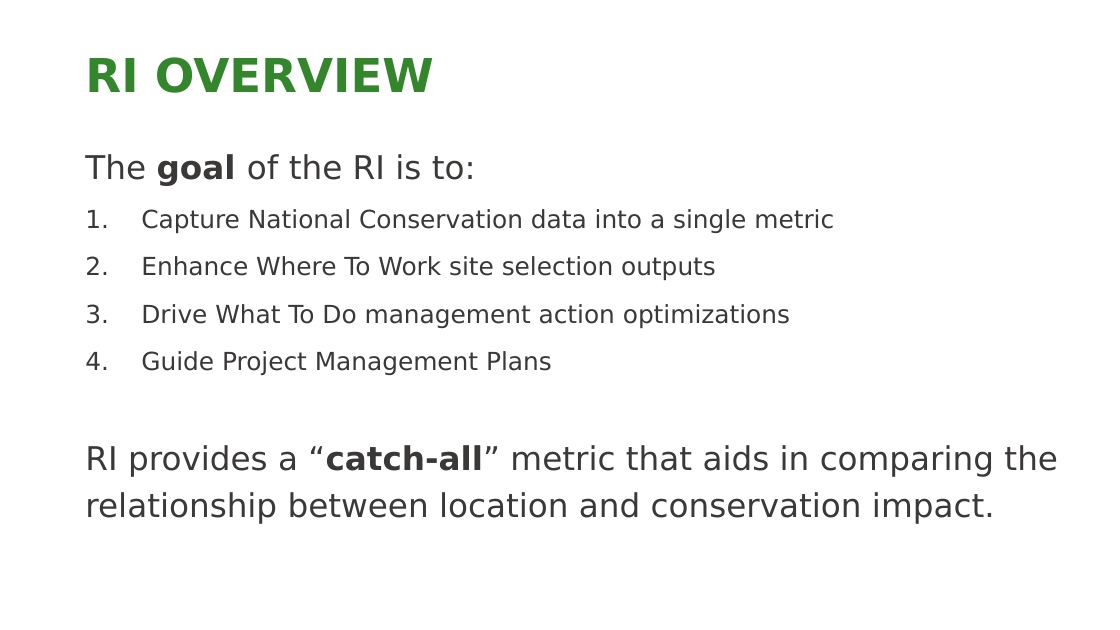
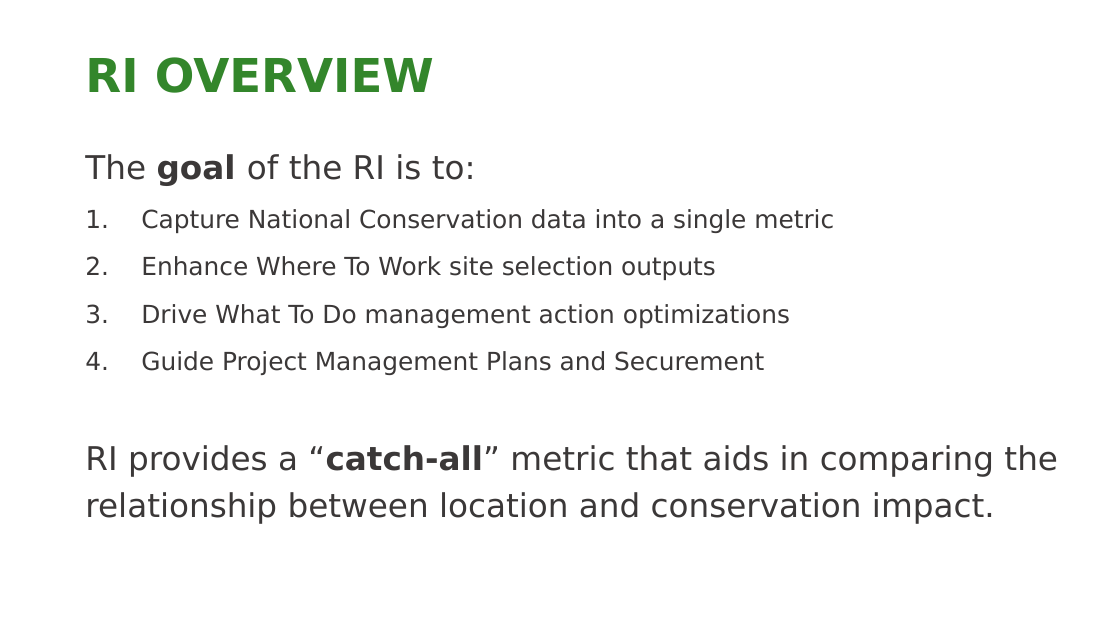
Before and after one commit to NCC-CNC/RI-proto, a slide deck: slide 2 of www/RI_GUIDE.pptx. Drawn at 1120x630 pixels with LibreOffice and Linux fonts; fonts in the diff are those of the drawing; background and template pictures are left out. Boxes give left, top, right and bottom in pixels: in the first picture for what was removed or moved away, otherwise in the second. Text is boxed around its words. In the diff, an @@ line names an element or a change of style, - is before the commit and + after.

```diff
--- a/www/RI_GUIDE.pptx
+++ b/www/RI_GUIDE.pptx
@@ text at <box>141,351,764,375</box>: text changed @@
-4. Guide Project Management Plans
+4. Guide Project Management Plans and Securement
```
Also in this commit, not shown: 5 other slides changed, 3 other files.
